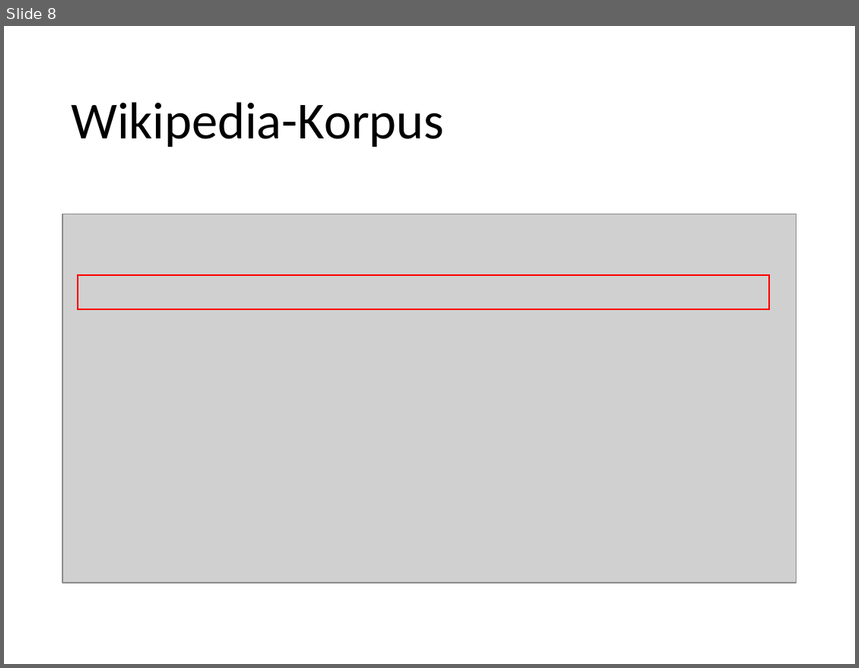
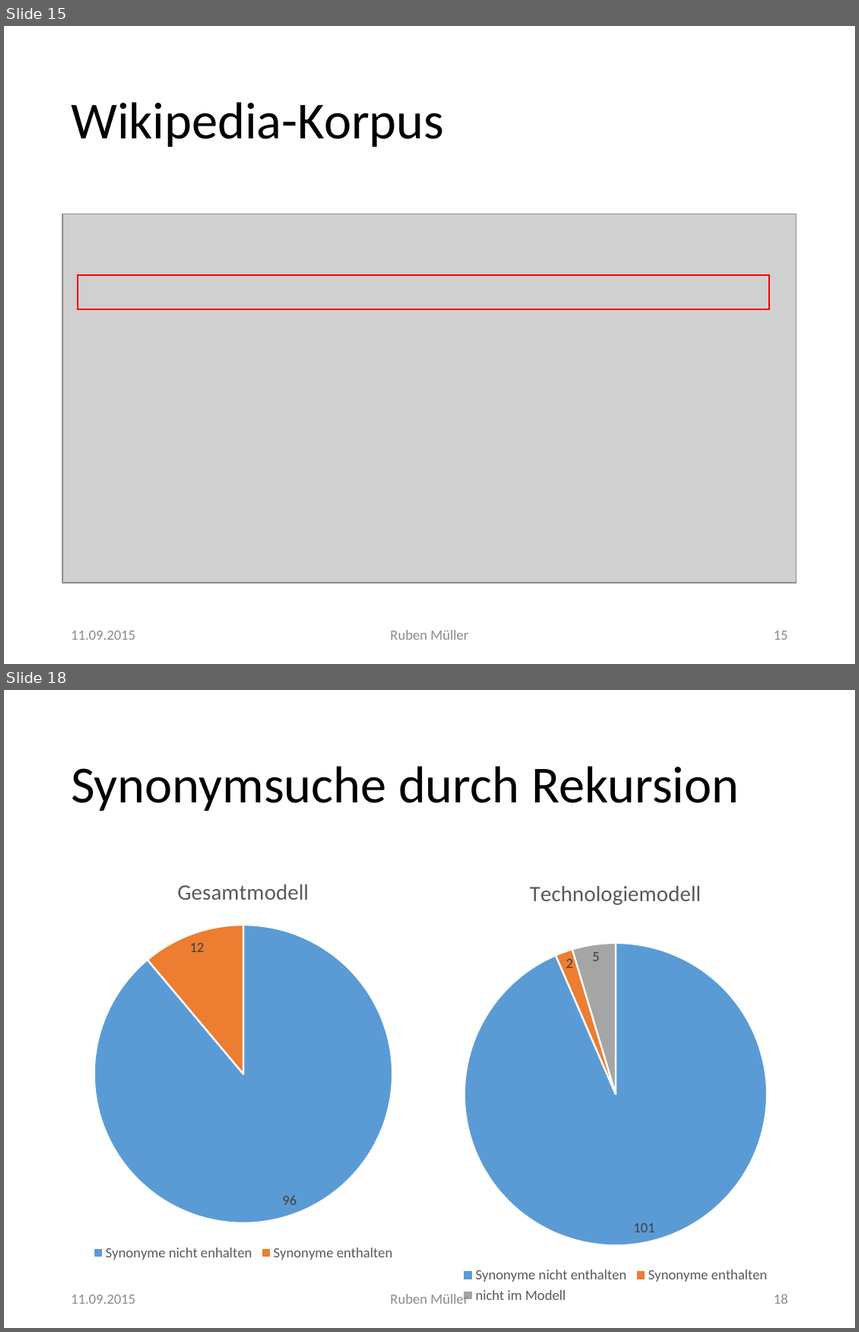
Before and after one commit to imbabaer/SemanticRelations, a slide deck: Präsentation/Semantische Beziehungen.pptx. Shown one above the other, each under a label of ours: slide 8 before the commit, slides 15 and 18 after it; the slides between them are not shown. The pictures are 859x668 and 859x1332 pixels, drawn with LibreOffice and Linux fonts; fonts in the diff are those of the drawing; grey boxes stand for pictures. Boxes give left, top, right and bottom in pixels: in the first picture for what was removed or moved away, otherwise in the second. Text is boxed around its words. In the diff, an @@ line names an element or a change of style, - is before the commit and + after.

```diff
--- a/Präsentation/Semantische Beziehungen.pptx
+++ b/Präsentation/Semantische Beziehungen.pptx
@@ slide 18 added at (4,690,855,1328), background #FFFFFF @@
@@ title added at (71,766,739,811), 44 pt, text #000000 @@
+Synonymsuche durch Rekursion
@@ pie chart added at (63,860,424,1265) @@
+title "Gesamtmodell"
+categories: Synonyme nicht enhalten, Synonyme enthalten
+Gesamtmodell: 96, 12
@@ pie chart added at (435,860,797,1308) @@
+title "Technologiemodell"
+categories: Synonyme nicht enthalten, Synonyme enthalten, nicht im Modell
+Technologiemodell: 101, 2, 5
@@ text added at (71,1295,135,1304), 12 pt, text #8C8C8C @@
+11.09.2015
@@ text added at (390,1293,468,1304), 12 pt, text #8C8C8C @@
+Ruben Müller
@@ page number added at (774,1294,788,1304), 12 pt, text #8C8C8C @@
+18
@@ what was slide 8 is now slide 15 @@
@@ slide 15 changed as well @@
@@ text added at (71,631,135,640), 12 pt, text #8C8C8C @@
+11.09.2015
@@ text added at (390,630,468,640), 12 pt, text #8C8C8C @@
+Ruben Müller
@@ page number added at (774,631,788,640), 12 pt, text #8C8C8C @@
+15
```
Also in this commit, not shown: 7 other slides changed, 16 other slides added, 3 slides removed, 6 other files.
